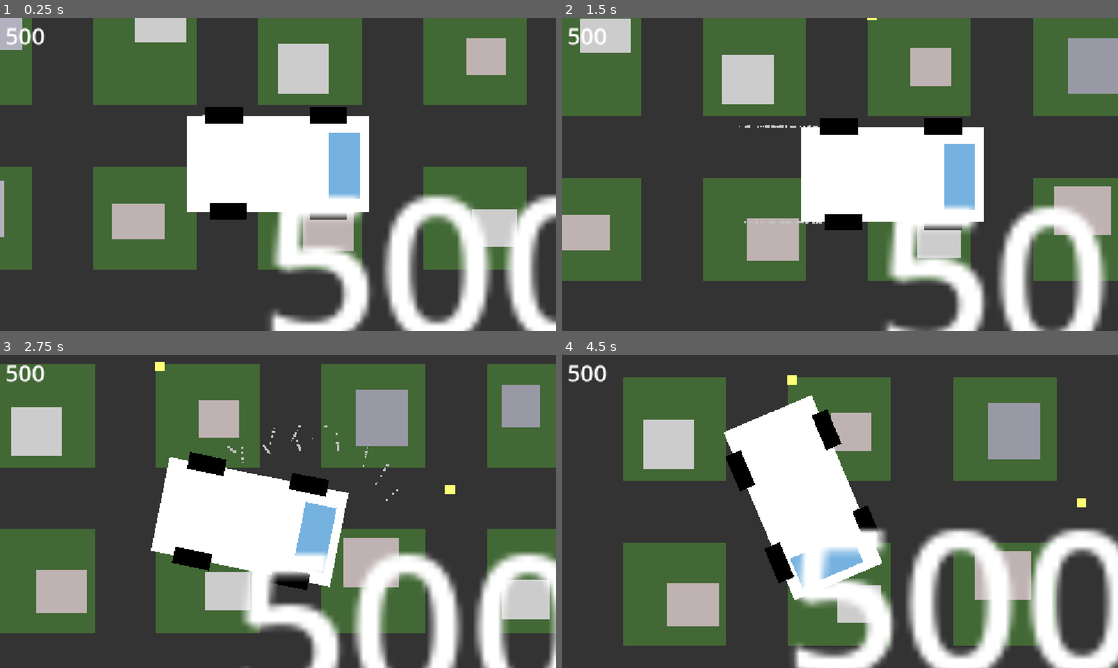
Above: before the commit, frames 1-4 (two rows, left to right).
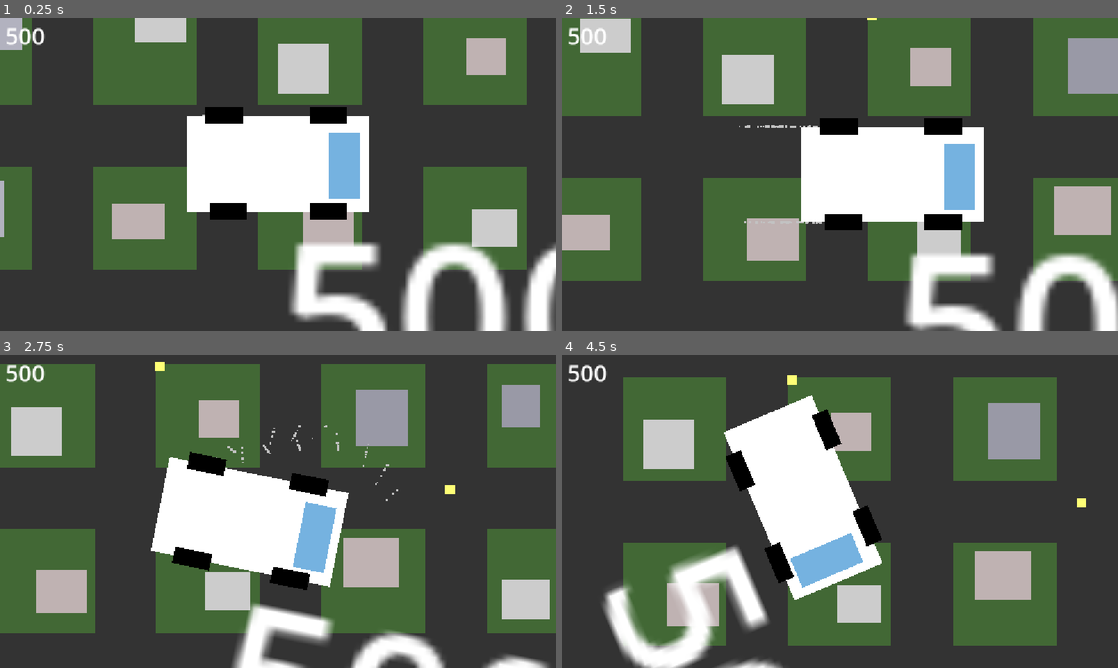
Above: after the commit, the same moments.

Repository: Bolb2019/Nexus
Game: Godot game, scene res://Main/Main.tscn
The game is run twice, just before and just after one commit, with the same random seed, the same clock (stepped at 60 frames per second) and the same inputs. This scene is started directly instead of the project's main scene.
Inputs (mouse positions are in pixels of both pictures, inside the frame that each line leads up to):
- Up to frame 1 (0.25 s): no input
- Up to frame 2 (1.5 s): tap Enter at 0.5 s; move the mouse to (812, 237) at 0.52 s; hold W (Forward) from 0.53 s (still down); tap Alt at 0.6 s; click (812, 237) at 0.67 s; move the mouse to (1006, 221) at 1.27 s; tap Shift at 1.35 s
- Up to frame 3 (2.75 s): move the mouse to (111, 464) at 2.02 s; release W (Forward) at 2.03 s; hold A (Turn_Left) from 2.03 s (still down); tap Alt at 2.1 s
- Up to frame 4 (4.5 s): move the mouse to (867, 511) at 2.77 s; tap Shift at 2.85, 4.35 s; click (867, 511) at 2.92 s; move the mouse to (756, 433) at 3.52 s; release A (Turn_Left) at 3.53 s; hold S (Backward) 3.53-4.28 s; tap Alt at 3.6 s; move the mouse to (962, 495) at 4.27 s; hold D (Turn_Right) from 4.28 s (still down)

The runs differ from the first frame. In frame 1, 15% of the frame differs, in the area x 48-100%, y 56-100%; in frame 2, 10%; in frame 3, 12%; in frame 4, 19%, in the area x 7-100%, y 55-100%.

Commit message:
feat: silly

Diff:
--- a/nexus/Player/Player_movement.gd
+++ b/nexus/Player/Player_movement.gd
@@ -50,11 +50,8 @@
 
 		if (Input.is_action_pressed("Turn_Left")):
 			rotation -= modded_turn_accel
-			$Label.rotation += modded_turn_accel
 		elif (Input.is_action_pressed("Turn_Right")):
 			rotation += modded_turn_accel
-			$Label.rotation -= modded_turn_accel
-		$Label.global_position = self.global_position + Vector2(-40, -100)
 
 	move_and_slide()
 
